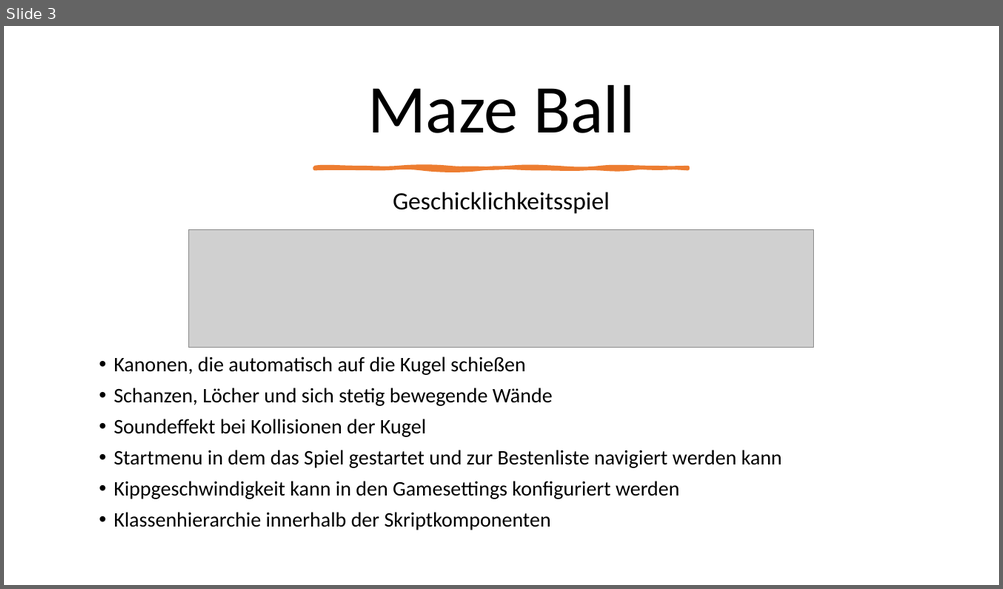
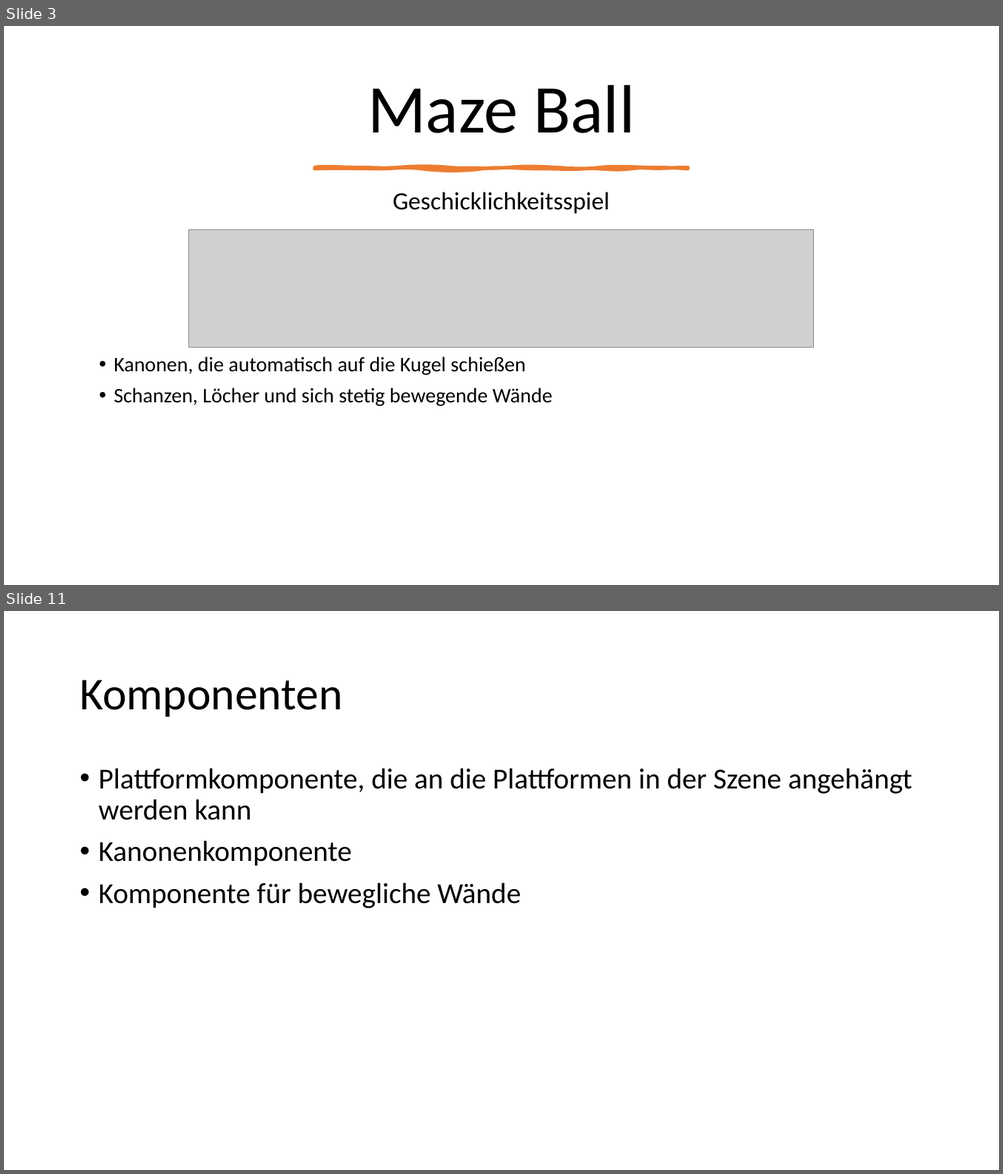
Before and after one commit to Oneof300/MazeBall, a slide deck: concepts/Concept.pptx. Shown one above the other, each under a label of ours: slide 3 before the commit, slides 3 and 11 after it; the slides between them are not shown. The pictures are 1003x589 and 1003x1174 pixels, drawn with LibreOffice and Linux fonts; fonts in the diff are those of the drawing; grey boxes stand for pictures. Boxes give left, top, right and bottom in pixels: in the first picture for what was removed or moved away, otherwise in the second. Text is boxed around its words. In the diff, an @@ line names an element or a change of style, - is before the commit and + after.

```diff
--- a/concepts/Concept.pptx
+++ b/concepts/Concept.pptx
@@ slide 11 added at [4, 611, 999, 1170], background #FFFFFF @@
@@ title added at [79, 680, 342, 717], 44 pt, text #000000 @@
+Komponenten
@@ text added at [99, 768, 912, 908], 28 pt, text #000000 @@
+• Plattformkomponente, die an die Plattformen in der Szene angehängt werden kann
+• Kanonenkomponente
+• Komponente für bewegliche Wände
@@ slide 3 changed as well @@
@@ text at [114, 419, 782, 531]: paragraphs removed @@
-• Soundeffekt bei Kollisionen der Kugel
-• Startmenu in dem das Spiel gestartet und zur Bestenliste navigiert werden kann
-• Kippgeschwindigkeit kann in den Gamesettings konfiguriert werden
-• Klassenhierarchie innerhalb der Skriptkomponenten
```
Also in this commit, not shown: 2 other slides changed, 9 other slides added, 1 other file.
